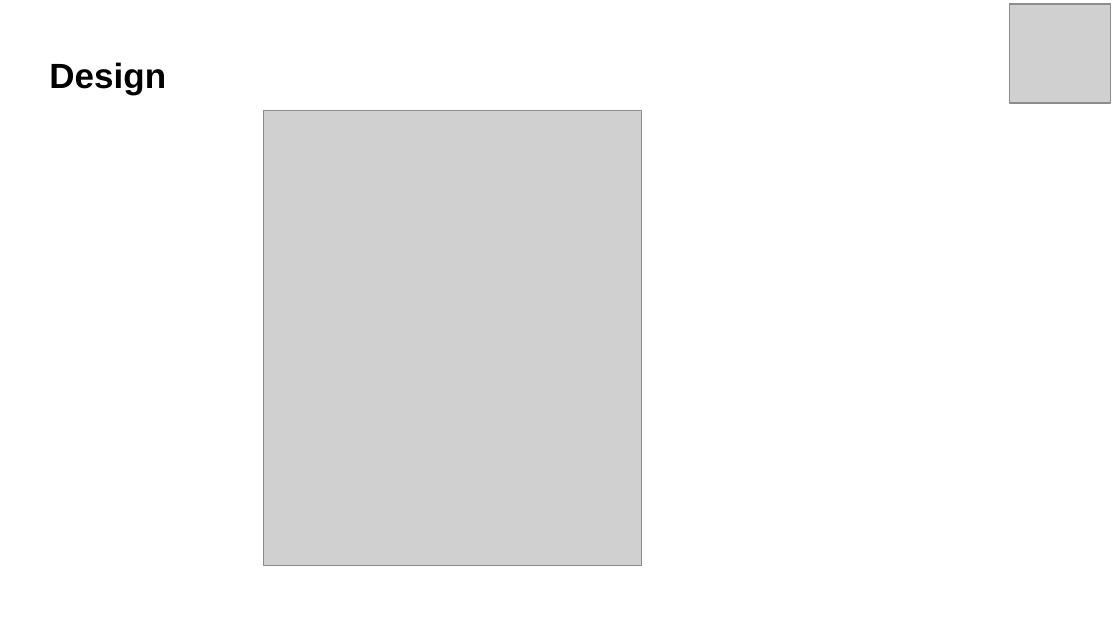
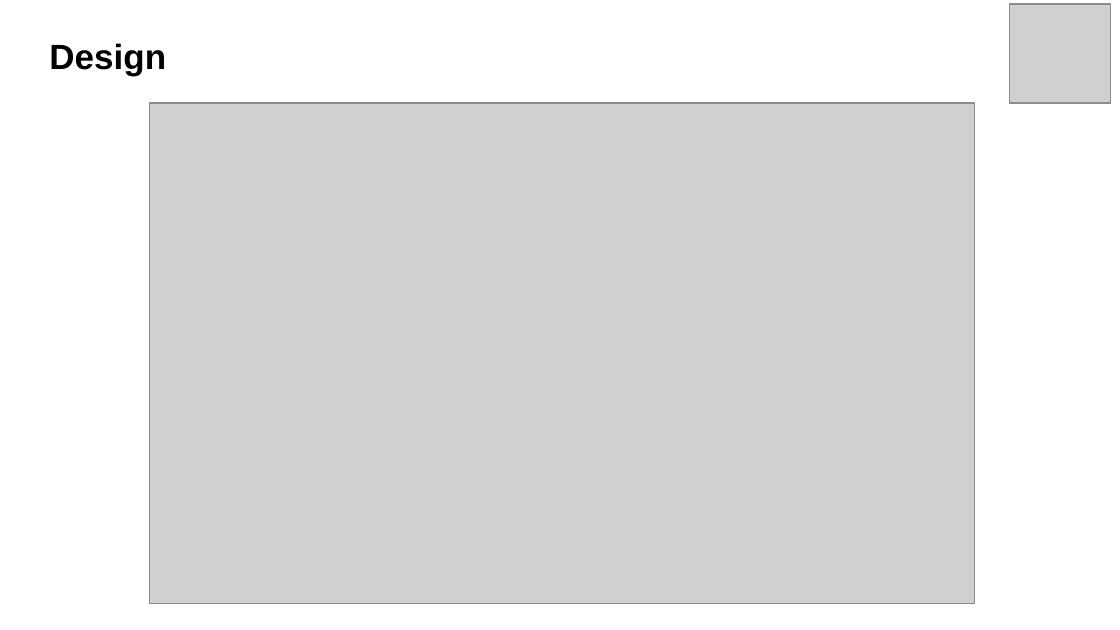
Before and after one commit to jacobp24/bookworm_rec, a slide deck: slide 7 of docs/Final_Pres_Bookworm.pptx. Drawn at 1120x630 pixels with LibreOffice and Linux fonts; fonts in the diff are those of the drawing; grey boxes stand for pictures. Boxes give left, top, right and bottom in pixels: in the first picture for what was removed or moved away, otherwise in the second. Text is boxed around its words. In the diff, an @@ line names an element or a change of style, - is before the commit and + after.

```diff
--- a/docs/Final_Pres_Bookworm.pptx
+++ b/docs/Final_Pres_Bookworm.pptx
@@ title "Design": place and size @@
-title "Design" at [49, 62, 166, 94]
+title "Design" at [49, 43, 166, 75]
@@ picture added at [149, 103, 974, 604] @@
@@ picture removed at [264, 110, 642, 566] @@
```
Also in this commit, not shown: 7 other slides changed.
